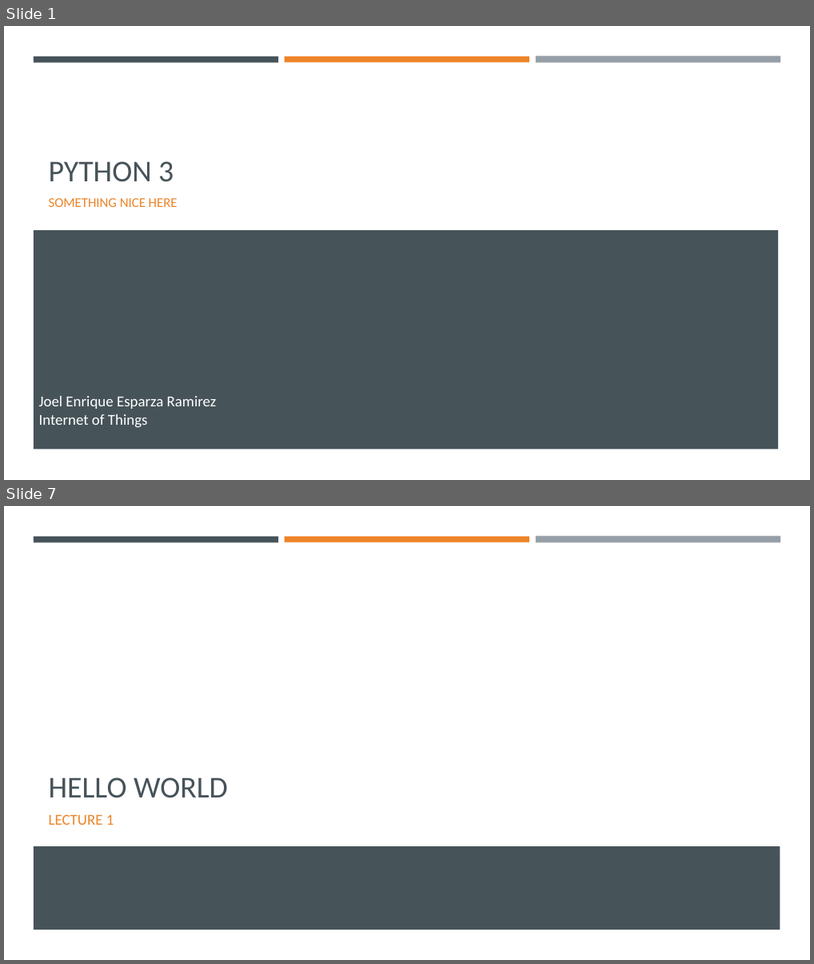
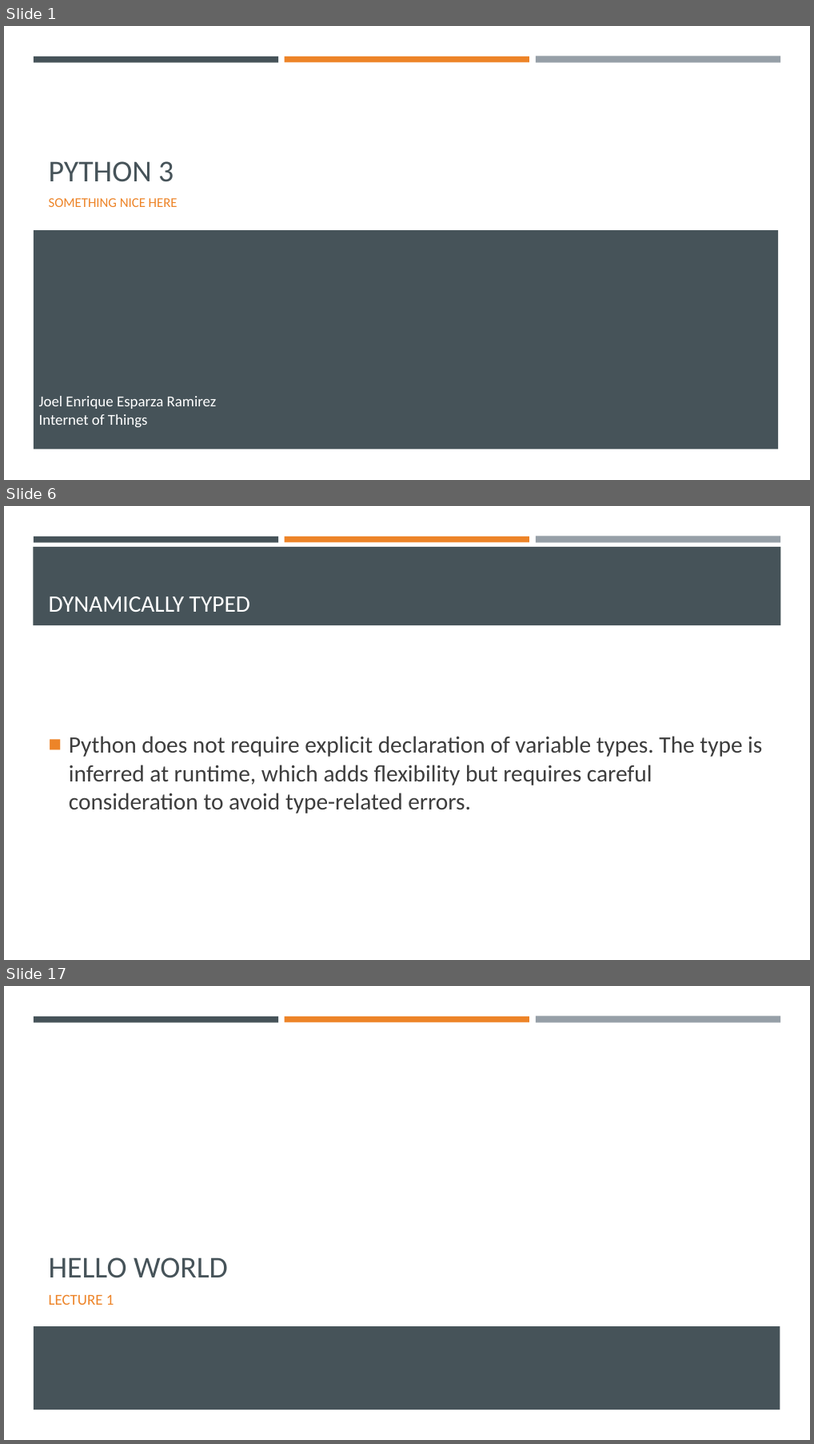
Before and after one commit to Ghost0396/iot, a slide deck: python/Python 3.pptx. Shown one above the other, each under a label of ours: slides 1 and 7 before the commit, slides 1, 6 and 17 after it; the slides between them are not shown. The pictures are 814x964 and 814x1444 pixels, drawn with LibreOffice and Linux fonts; fonts in the diff are those of the drawing. Boxes give left, top, right and bottom in pixels: in the first picture for what was removed or moved away, otherwise in the second. Text is boxed around its words. In the diff, an @@ line names an element or a change of style, - is before the commit and + after.

Commit message:
update Python3 lecture

```diff
--- a/python/Python 3.pptx
+++ b/python/Python 3.pptx
@@ slide 6 added at <box>4,506,810,960</box>, background #FFFFFF; not listed: 3 template elements that a slide beside it also shows @@
@@ rectangle added at <box>33,547,782,625</box>, fill #465359 @@
@@ title added at <box>49,596,250,612</box>, 28 pt, text #FFFFFF @@
+DYNAMICALLY TYPED
@@ text added at <box>69,736,762,813</box>, 28 pt, text #3D3D3D @@
+■ Python does not require explicit declaration of variable types. The type is inferred at runtime, which adds flexibility but requires careful consideration to avoid type-related errors.
@@ what was slide 7 is now slide 17 @@
```
Also in this commit, not shown: 4 slides changed, 12 other slides added, 3 slides removed, 4 other files.
